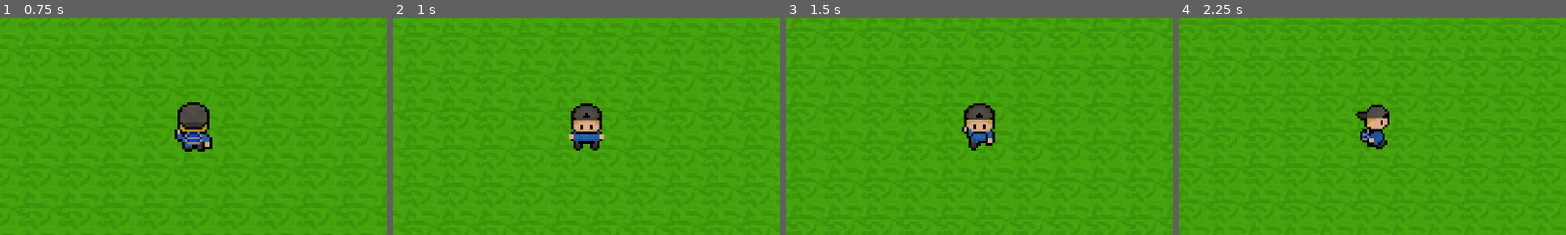
Above: before the commit, frames 1-4 (left to right).
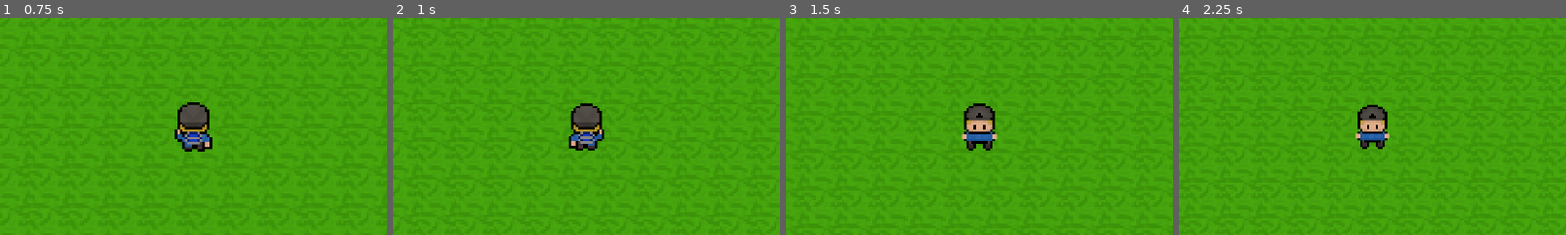
Above: after the commit, the same moments.

Repository: JasonCiampa/FoodWorld
Game: Godot game, scene res://scenes/game.tscn
The game is run twice, just before and just after one commit, with the same random seed, the same clock (stepped at 60 frames per second) and the same inputs.
Inputs:
- Up to frame 1 (0.75 s): hold D (move_right) from 0.53 s (still down); hold W (move) from 0.53 s (still down); tap Ctrl (dodge) at 0.6 s
- Up to frame 2 (1 s): keep holding D (move_right); keep holding W (move); tap Space (jump) at 0.77 s
- Up to frame 3 (1.5 s): tap Space (jump) at 1.07 s; release D (move_right) at 1.28 s; release W (move) at 1.28 s; hold S (move_down) from 1.28 s (still down); tap W (move) at 1.35 s
- Up to frame 4 (2.25 s): tap Space (jump) at 1.52, 1.82 s; tap Shift (sprint) at 1.55 s; release S (move_down) at 2.03 s; hold D (move_right) from 2.03 s (still down); hold Shift (sprint) from 2.03 s (still down)
The pictures show only the part of the screen within x 25-75%, y 25-75%; the shares and areas given below are measured in that part.

Frame 1 is identical in both runs. In frame 2, 1.0% of the frame differs, in the area x 45-55%, y 43-62%; in frame 3, 0.6%; in frame 4, 1.1%, in the area x 45-55%, y 39-61%.

Commit message:
Player: Polished Movement Functionality & Animations
I polished up the movement functionality code and I also ensured that the movement animations won't appear weirdly when there is a mix of jumping/sprinting/dodging going on.

Diff:
--- a/food_world_game/scripts/player.gd
+++ b/food_world_game/scripts/player.gd
@@ -112,17 +112,17 @@
 	update_stamina(delta)
 	#update_fight_style()
 
-		# DEBUG #
+	# DEBUG #
 	if timer.time_left == 0:
 		timer.start()
-		print("Position X: " + str(position.x))
-		print("Position Y: " + str(position.y))
-		print(" ")
+		#print("Position X: " + str(position.x))
+		#print("Position Y: " + str(position.y))
+		#print(" ")
 		#print("Velocity X: " + str(velocity.x))
 		#print("Velocity Y: " + str(velocity.y))
 		#print(" ")
 		print("Current Stamina: " + str(stamina_current))
-		print("Previous Stamina: " + str(stamina_previous))
+		#print("Previous Stamina: " + str(stamina_previous))
 		print(" ")
 		#print("Increasing: " + str(stamina_increasing))
 		#print("Decreasing: " + str(stamina_decreasing))
@@ -134,7 +134,6 @@
 
 # Called every frame. Updates the Player's physics
 func _physics_process(delta: float) -> void:
-	# Movement Updates #
 	update_movement_velocity(delta)
 	move_and_slide()
 
@@ -158,6 +157,7 @@
 	# Determine if the Player is jumping, then trigger the jump animation
 	if is_jumping:
 		sprite.play("jump")
+
 
 	# Determine if the Player is fully idle, then play the correct idle animation based on the direction that the Player was previously moving in
 	elif (direction_current_horizontal == Direction.IDLE) and (direction_current_vertical == Direction.IDLE):
@@ -169,6 +169,7 @@
 		elif (direction_previous_horizontal == Direction.LEFT) or (direction_previous_horizontal == Direction.RIGHT):
 			sprite.play("idle_sideways")
 
+
 	# Determine which direction the Player is moving, then play the correct animated based on the direction they're pursuing
 	elif (direction_current_vertical == Direction.UP):
 		sprite.play("run_upward")
@@ -177,11 +178,12 @@
 	else:
 		sprite.play("run_sideways")
 
-	# Determine which direction the Player is facing, then flip the sprite horizontally depending on if the Player is facing left or right
-	if direction_current_horizontal == Direction.RIGHT:
-		sprite.flip_h = false
-	elif direction_current_horizontal == Direction.LEFT:
-		sprite.flip_h = true
+		# Determine which direction the Player is facing, then flip the sprite horizontally depending on if the Player is facing left or right
+		if direction_current_horizontal == Direction.RIGHT:
+			sprite.flip_h = false
+		elif direction_current_horizontal == Direction.LEFT:
+			sprite.flip_h = true
+
 
 	# Determine if the Player has stamina, then determine if they're performing any actions, then set the correct animation and animation speed based on the Player's action
 	if stamina_current > 0:
@@ -200,10 +202,13 @@
 				animation_player.play("dodge_sprinting")
 			else:
 				animation_player.play("dodge")
-	else:
-		if stamina_just_ran_out:
+
+	# Determine if the Player has run out of stamina this frame
+	if stamina_just_ran_out:
+		if Input.is_action_pressed("sprint"):
 			animation_player.play("stop_sprinting")
 			sprite.speed_scale = 1
+			stamina_just_ran_out = false
 
 
 
@@ -223,39 +228,28 @@
 # Updates the Player's velocity based on their speed and the direction they're currently moving in
 func update_movement_velocity(delta):
 
-	# Determine whether or not the Player is starting a jump, then begin the jump by applying upward velocity
-	if Input.is_action_just_pressed("jump") and is_jumping == false and stamina_current > 0:
-		is_jumping = true
-		jump_start_height = position.y
-		velocity.y = 0
-		velocity.y -= jump_velocity
-
-
-	# Determine if the Player is currently jumping, then adjust their y-position by gravity
-	if is_jumping:
-		velocity.y += gravity * delta
-
-		# Determine if the application of gravity has pushed the Player too far below their intial jump-point, then end the jump and adjust their current y-position to the y-position they initiated the jump from
-		if position.y > jump_start_height:
-			is_jumping = false
-			position.y = jump_start_height
+	# Determine if the Player currently has stamina
+	if stamina_current > 0:
+
+		# Determine whether or not the Player is starting a jump, then begin the jump by applying upward velocity
+		if Input.is_action_just_pressed("jump") and (not is_jumping) and (not is_dodging):
+			is_jumping = true
+			jump_start_height = position.y
 			velocity.y = 0
-
-
-	# Determine whether or not the Player is sprinting, then adjust their speed
-	if Input.is_action_pressed("sprint") and stamina_current > 0:
-		is_sprinting = true
-		speed_current = speed_sprinting
-	else:
-		is_sprinting = false
-		speed_current = speed_normal
-
-
-	# Determine whether or not the Player is jumping
-	if is_jumping == false:
+			velocity.y -= jump_velocity
+
+
+		# Determine whether or not the Player is sprinting, then adjust their speed
+		if Input.is_action_pressed("sprint"):
+			is_sprinting = true
+			speed_current = speed_sprinting
+		else:
+			is_sprinting = false
+			speed_current = speed_normal
+
 
 		# Determine whether or not the Player is starting a dodge, then begin the dodge and it's cooldown by starting their timers
-		if Input.is_action_just_pressed("dodge") and stamina_current > 0 and dodge_cooldown_timer.is_stopped():
+		if Input.is_action_just_pressed("dodge") and stamina_current > 0 and dodge_cooldown_timer.is_stopped() and (not is_jumping):
 			dodge_cooldown_timer.start()
 			dodge_timer.start()
 			is_dodging = true
@@ -283,6 +277,22 @@
 				return
 		else:
 			is_dodging = false
+	else:
+		speed_current = speed_normal
+		is_sprinting = false
+		is_dodging = false
+
+
+	# Determine if the Player is currently jumping, then adjust their y-position by gravity
+	if is_jumping:
+		velocity.y += gravity * delta
+
+		# Determine if the application of gravity has pushed the Player too far below their intial jump-point, then end the jump and adjust their current y-position to the y-position they initiated the jump from
+		if position.y > jump_start_height:
+			is_jumping = false
+			position.y = jump_start_height
+			velocity.y = 0
+
 
 	# Determine if the Player is moving both vertically and horizontally
 	if (direction_current_horizontal != Direction.IDLE) and (direction_current_vertical != Direction.IDLE):
@@ -338,21 +348,23 @@
 
 # Updates the Player's stamina based on their input
 func update_stamina(delta):
+
 	# Intialize Stamina to NOT be decreasing
 	stamina_decreasing = false
-	stamina_just_ran_out = false
-
-	# Trigger Stamina Decrease and Reset Regeneration Delay Timer if the Player isn't out of stamina and is either sprinting, dodging, or both
+
+	# Determine if the Player currently has stamina, then trigger stamina decrease and reset regeneration delay timer if the player is either sprinting, dodging, or both
 	if stamina_current > 0:
 		if is_sprinting and Input.is_action_pressed("move"):
 			stamina_decreasing = true
 			stamina_current -= StaminaUse.SPRINT * delta
 			stamina_regen_delay_timer.stop()
+
 		if is_dodging:
 			stamina_decreasing = true
 			stamina_current -= StaminaUse.DODGE * delta
 			stamina_regen_delay_timer.stop()
-		if is_jumping:
+
+		elif is_jumping:
 			stamina_decreasing = true
 			stamina_current -= StaminaUse.JUMP * delta
 			stamina_regen_delay_timer.stop()
@@ -364,14 +376,14 @@
 		stamina_previous = 0
 
 
-	# Determine if the Player isn't using any stamina, then replenish Stamina
+	# Determine if the Player isn't using any stamina, then replenish stamina
 	if stamina_increasing and (not stamina_decreasing):
 		stamina_current += stamina_regen_rate * delta
 	else:
 		stamina_increasing = false
 
 
-	# Determine if stamina exceeds the lower or upper limit, then reset Stamina to be in-bounds
+	# Determine if stamina exceeds the lower or upper limit, then reset stamina to be in-bounds
 	if stamina_current > stamina_max:
 		stamina_current = stamina_max
 		stamina_increasing = false
